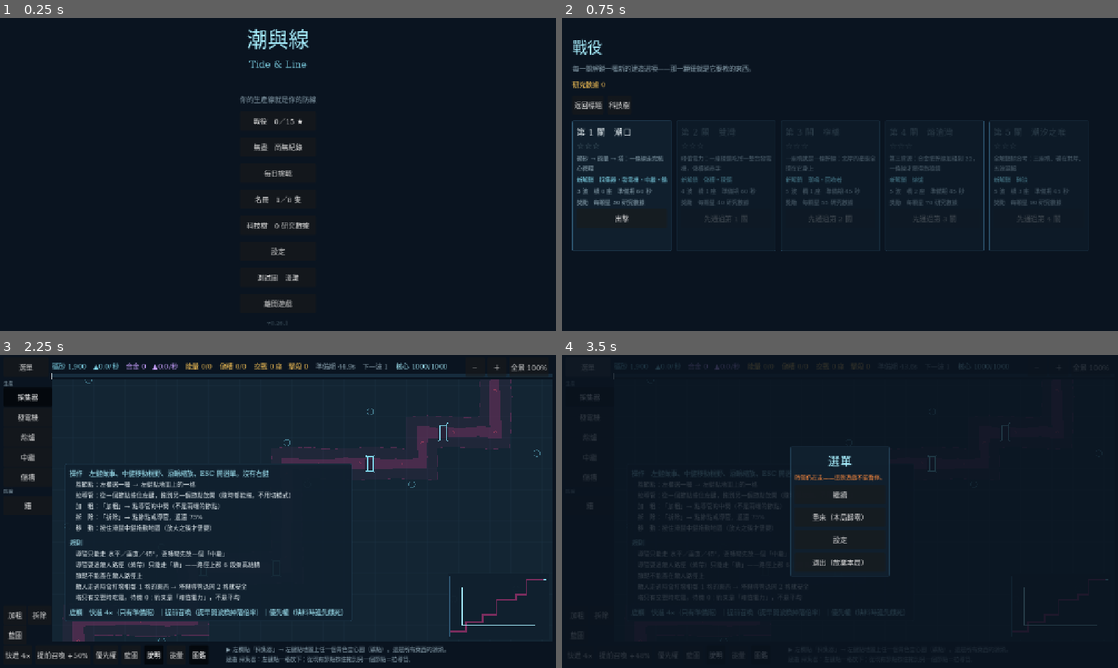
Above: before the commit, frames 1-4 (two rows, left to right).
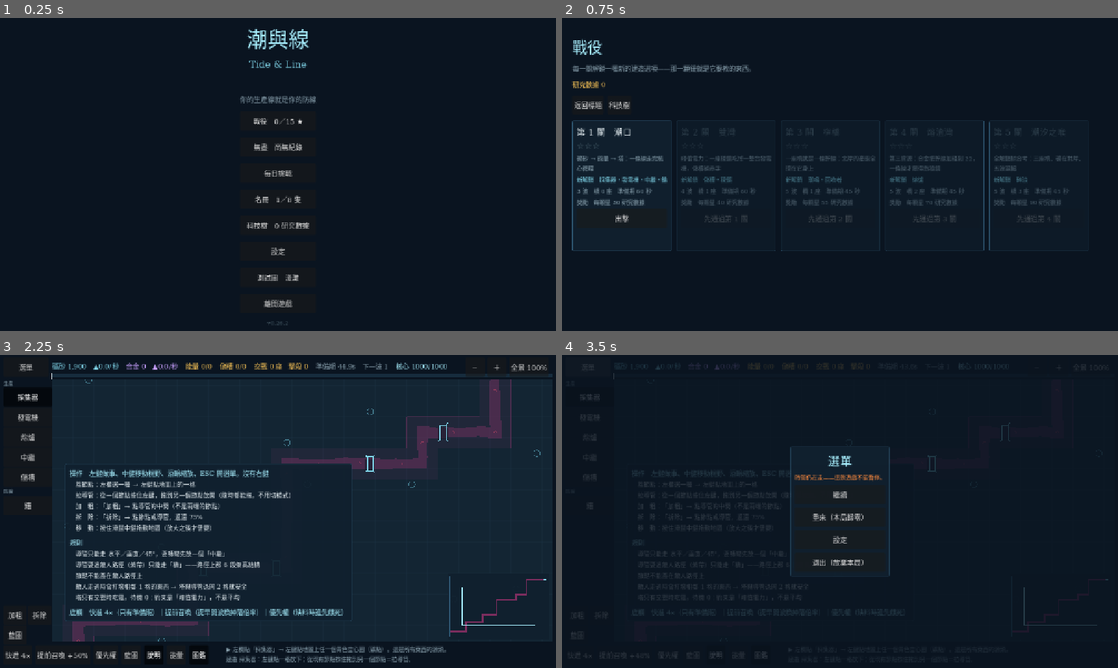
Above: after the commit, the same moments.

Repository: XiaoLin-001/TheGame
Game: Godot game, scene res://scenes/Main.tscn
The game is run twice, just before and just after one commit, with the same random seed, the same clock (stepped at 60 frames per second) and the same inputs.
Inputs:
- Up to frame 1 (0.25 s): no input
- Up to frame 2 (0.75 s): click "戰役 0／15 ★" at 0.5 s
- Up to frame 3 (2.25 s): click "返回標題" at 1.25 s; click "無盡 尚無紀錄" at 2 s
- Up to frame 4 (3.5 s): click "選單" at 2.75 s

The runs differ from the first frame. In frame 3, 0.2% of the frame differs, in the area x 11-93%, y 8-92%; in frame 4, less than 0.1%.

Commit message:
B2.4.5 侵蝕暈改回貼齊格線（VERSION 0.26.2）
使用者實玩回饋：「路線可以做抖動，但是侵蝕暈不要做抖動」。

第一版兩層都抖，理由是 §0 的視覺論題（潮＝混沌）。這個推理在暈這一層是錯的
——兩層要答的問題不同：路徑帶講氣氛（這條帶子不是我的），侵蝕暈講規則
（我的建築要退開幾格）。一條抖動的輪廓線量不出格數，而格子正是玩家放建築
的單位。暈的答案是「秩序」，因為它是一把給玩家用的尺，不是潮本身。

改動一處：暈走新的 _cell_quad()（貼齊格線），抖動留給 _band_quad()。
交界仍不可能有縫——暈是整片畫的，路徑帶抖出去的 4px 永遠落在暈內部。

順帶量了 exe 大小：105.9 MB 裡有 104.1 MB 是 Godot 匯出範本，我們全部的
內容約 1.8 MB。引擎佔 98%，唯一的真槓桿是自編範本。細節見 CHANGELOG。

Co-Authored-By: Claude Opus 5 <noreply@anthropic.com>

Diff:
--- a/godot/scripts/core/GameState.gd
+++ b/godot/scripts/core/GameState.gd
@@ -10,7 +10,7 @@
 ## `0.<全域批次序號>.<修補>`。**批次編號就編在版本號裡**，所以這裡不再另存一個
 ## `BATCH` 字串——B0.6 與 B0.6.1 連續兩批都忘了同步它，標題畫面掛著 `B0.5` 三天。
 ## 兩個必須手動保持一致的常數，遲早會不一致；批次名稱在 `CHANGELOG.md` 與 git log。
-const VERSION := "0.26.1"
+const VERSION := "0.26.2"
 
 const GAME_NAME := "潮與線"
 const GAME_NAME_EN := "Tide & Line"
--- a/godot/scripts/screens/Battle.gd
+++ b/godot/scripts/screens/Battle.gd
@@ -1847,7 +1847,11 @@
 ##      元素——一個元素答兩題，和來襲箭羽是同一條理由（§1.6）。
 ##   ② **路徑帶本身**。
 ##
-## 兩層都走抖動邊緣（`Shapes.band_jitter`），所以混沌側**看起來像混沌側**。
+## ★ **只有路徑帶抖動，侵蝕暈是直的**（使用者 2026-08-06 拍板）。
+##   第一版兩層都抖，讀起來是「兩條扭來扭去的東西」——而這兩層**要答的問題不同**：
+##     · 路徑帶講**氣氛**（潮＝混沌，§0 的視覺論題）→ 抖動。
+##     · 侵蝕暈講**規則**（我的建築要退開幾格）→ 一條抖動的線量不出格數。
+##   規則層走格線是對的：它讓玩家用格子數邊界，而格子正是他放建築的單位。
 func _draw_path() -> void:
 	var pathset: Dictionary = s.sets["path"]
 	# 暈這一層的實心區 ＝ 暈 ∪ 路徑。
@@ -1857,9 +1861,8 @@
 	#    玩家要讀的是「我的建築壓在這一圈裡就會被啃」，不是「這裡有東西」。
 	#
 	# ★ **整片畫（暈 ∪ 路徑），不是只畫外圈那一環**（B2.4.2 code review 抓到）。
-	#   只畫環的話，環的**內**緣是不抖的（它對暈這一層而言是內部格點），而路徑帶
-	#   的**外**緣是抖的——同一條邊界兩層各畫各的，中間就會露出最多 4px 的背景，
-	#   或是疊出一條更深的線。整片畫則路徑帶直接疊在暈上面，交界不可能有縫。
+	#   只畫環的話，路徑帶抖出去的那 4px 會蓋不到暈，交界露出背景。整片畫則
+	#   路徑帶直接疊在暈上面，不管抖多少都不可能有縫。
 	var halo := Palette.alpha(Palette.TIDE_DEEP, 0.13)
 	# ★ 外緣描一條線（使用者拍板：「要能讀出傷害半徑」）。
 	#   **只有填色是不夠的**——一塊淡淡的顏色說得出「這附近危險」，說不出
@@ -1867,7 +1870,7 @@
 	#   線只描**最外圈**，所以它是一條輪廓不是第二條帶子。
 	var edge := Palette.alpha(Palette.TIDE_DEEP, 0.5)
 	for c: Vector2i in solid:
-		var quad := _band_quad(c, solid)
+		var quad := _cell_quad(c)
 		draw_colored_polygon(quad, halo)
 		# 這一邊的鄰居不在實心區 ＝ 它是最外圈。
 		for i in 4:
@@ -1921,14 +1924,19 @@
 	return out
 
 
-## 一格的四角多邊形，外緣帶抖動（`Shapes.band_jitter`）。
+## 一格的四角多邊形，**貼齊格線**。角的順序與 `SIDES` 對得上（第 i 邊 ＝ i→i+1）。
+func _cell_quad(c: Vector2i) -> PackedVector2Array:
+	var quad := PackedVector2Array()
+	for corner: Vector2i in CORNERS:
+		quad.append(_world(c + corner))
+	return quad
+
+
+## 一格的四角多邊形，外緣帶抖動（`Shapes.band_jitter`）。**只有路徑帶用它**
+## （侵蝕暈走 `_cell_quad`，理由見 `_draw_path`）。
 ##
 ## **抖動掛在格點上**：相鄰兩格共用的角落算出同一個偏移，所以帶子不會裂開。
 ## 內部格點（四周四格都在 `solid` 裡）不偏移，否則帶子中間會出現縫。
-##
-## `solid` ＝ 這一層的實心區。路徑帶傳 `pathset`，侵蝕暈傳「暈 ∪ 路徑」。
-## **不是一個 `halo_layer` 布林旗標**：旗標會讓 `_interior_vertex` 裡多一條分支，
-## 而呼叫端本來就知道自己是哪一層——把答案傳進來比把問題傳進來短。
 func _band_quad(c: Vector2i, solid: Dictionary) -> PackedVector2Array:
 	var quad := PackedVector2Array()
 	for corner: Vector2i in CORNERS:
Not shown, changed: CHANGELOG.md
Not shown, changed: docs/20_ART_DIRECTION.md
